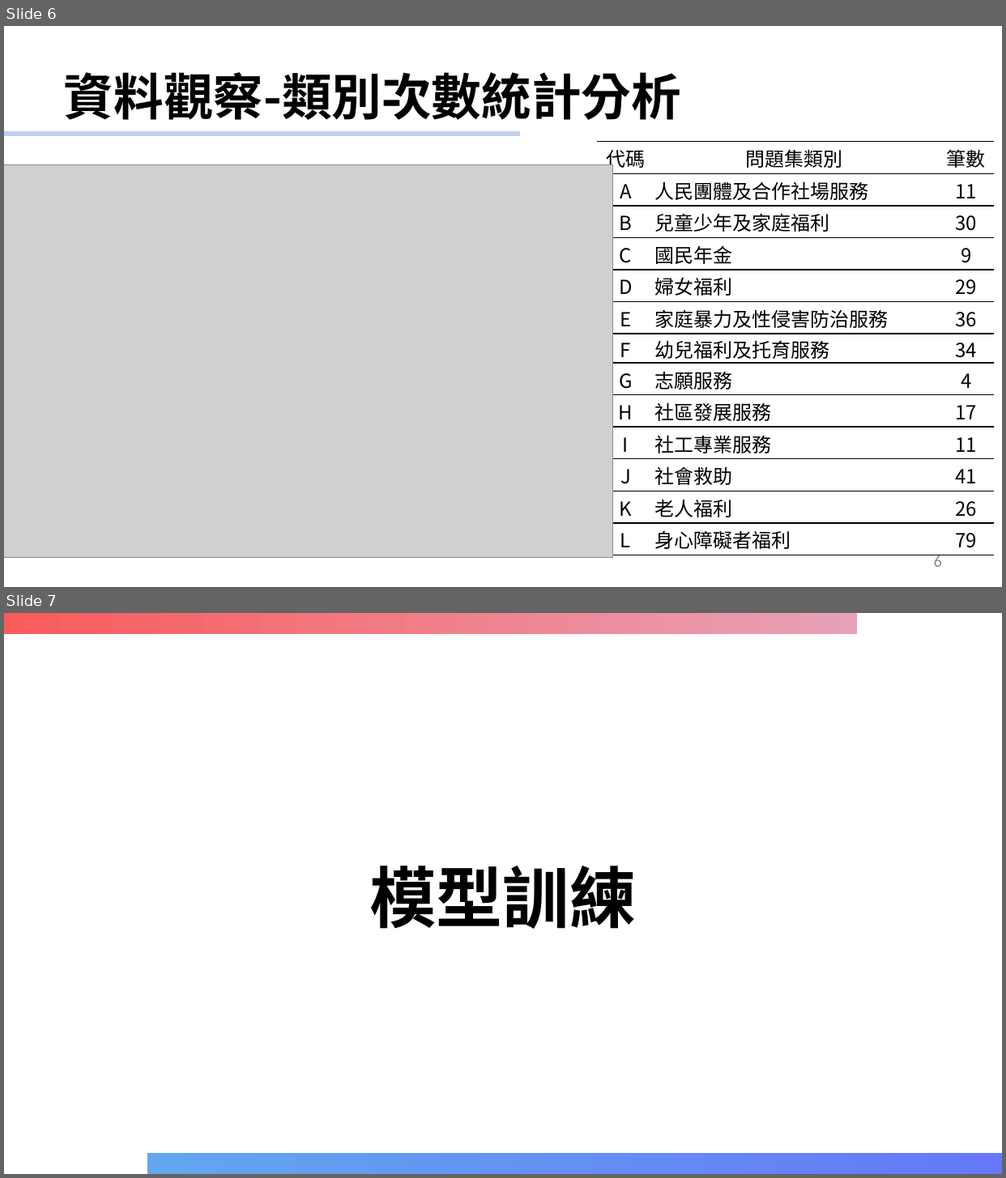
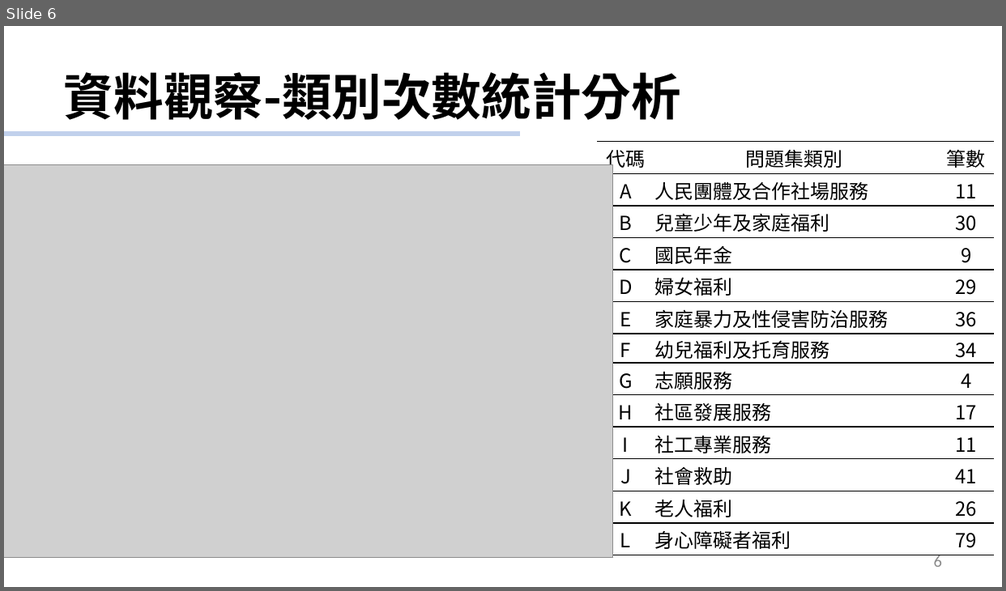
Before and after one commit to GoatWang/HsinchuHackthon_QA1999_Linebot, a slide deck: 新竹市社會處 PIPELINE(New).pptx. Shown one above the other, each under a label of ours: slides 6 and 7 before the commit, slide 6 after it. The pictures are 1006x1178 and 1006x591 pixels, drawn with LibreOffice and Linux fonts; fonts in the diff are those of the drawing; grey boxes stand for pictures; background and template pictures are left out. Boxes give left, top, right and bottom in pixels: in the first picture for what was removed or moved away, otherwise in the second. Text is boxed around its words. In the diff, an @@ line names an element or a change of style, - is before the commit and + after.

```diff
--- a/新竹市社會處 PIPELINE(New).pptx
+++ b/新竹市社會處 PIPELINE(New).pptx
@@ slide 7 removed at bbox=[4, 613, 1002, 1174], background #FFFFFF @@
@@ rectangle removed at bbox=[4, 613, 856, 635] @@
@@ title removed at bbox=[370, 866, 636, 929] @@
-模型訓練
@@ rectangle removed at bbox=[147, 1153, 1001, 1174] @@
```
Also in this commit, not shown: 3 slides changed, 2 other slides removed, 7 other files.
